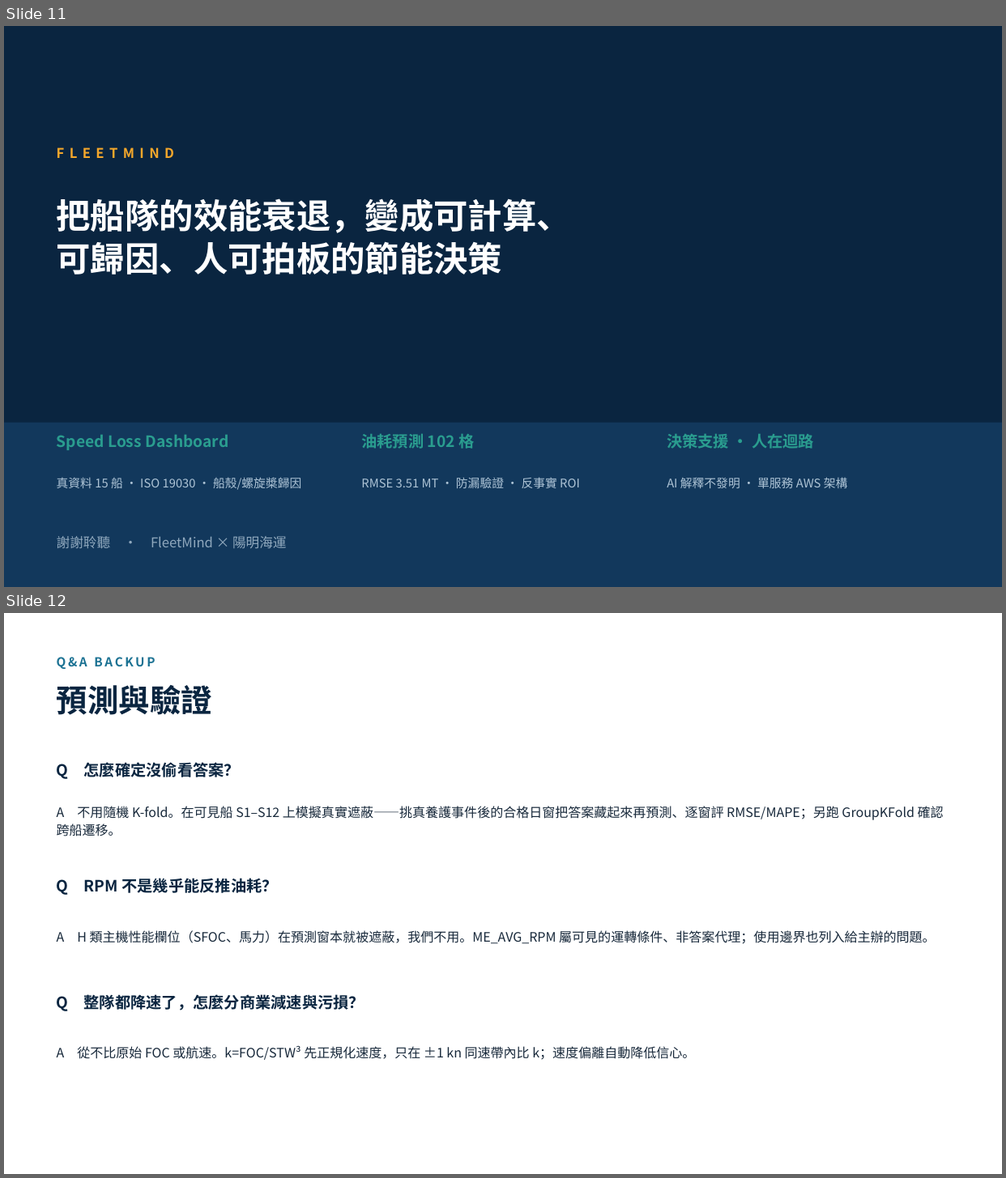
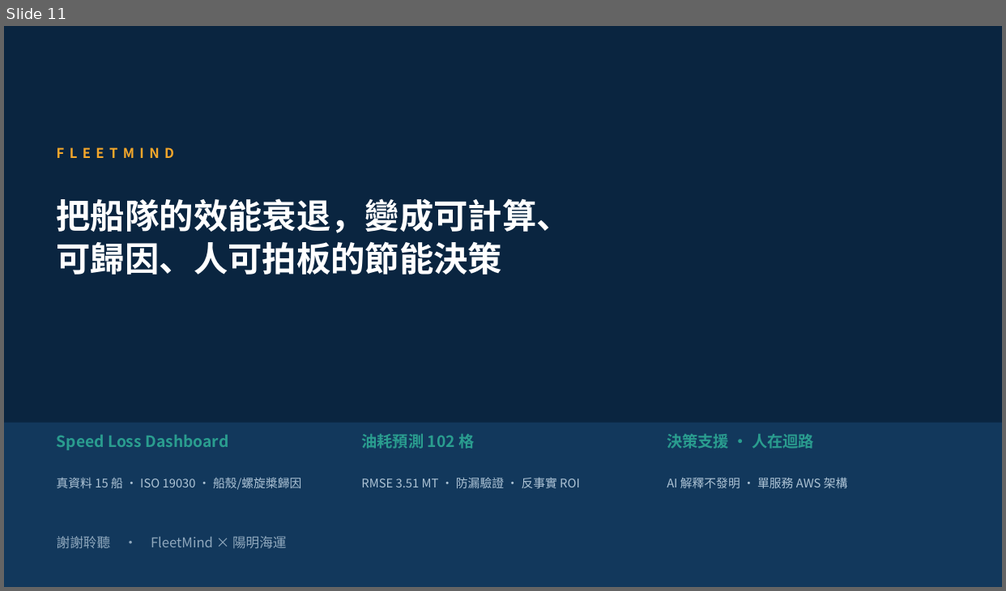
Before and after one commit to wsx5031060310guy/fleetmind-yang-ming-hackathon, a slide deck: presentation/fleetmind-proposal-deck.pptx. Shown one above the other, each under a label of ours: slides 11 and 12 before the commit, slide 11 after it. The pictures are 1006x1178 and 1006x591 pixels, drawn with LibreOffice and Linux fonts; fonts in the diff are those of the drawing. Boxes give left, top, right and bottom in pixels: in the first picture for what was removed or moved away, otherwise in the second. Text is boxed around its words. In the diff, an @@ line names an element or a change of style, - is before the commit and + after.

```diff
--- a/presentation/fleetmind-proposal-deck.pptx
+++ b/presentation/fleetmind-proposal-deck.pptx
@@ slide 12 removed at (4,613,1002,1174), background #FFFFFF @@
@@ text removed at (57,657,155,669) @@
-Q&A BACKUP
@@ text removed at (57,685,212,715) @@
-預測與驗證
@@ text removed at (57,762,240,779) @@
-Q 怎麼確定沒偷看答案？
@@ text removed at (57,806,944,837) @@
-A 不用隨機 K-fold。在可見船 S1–S12 上模擬真實遮蔽——挑真養護事件後的合格日窗把答案藏起來再預測、逐窗評 RMSE/MAPE；另跑 GroupKFold 確認跨船遷移。
@@ text removed at (57,878,277,895) @@
-Q RPM 不是幾乎能反推油耗？
@@ text removed at (57,931,936,944) @@
-A H 類主機性能欄位（SFOC、馬力）在預測窗本就被遮蔽，我們不用。ME_AVG_RPM 屬可見的運轉條件、非答案代理；使用邊界也列入給主辦的問題。
@@ text removed at (57,995,364,1012) @@
-Q 整隊都降速了，怎麼分商業減速與污損？
@@ text removed at (57,1046,695,1060) @@
-A 從不比原始 FOC 或航速。k=FOC/STW³ 先正規化速度，只在 ±1 kn 同速帶內比 k；速度偏離自動降低信心。
```
Also in this commit, not shown: 1 slide changed, 4 slides added, 1 other file.
